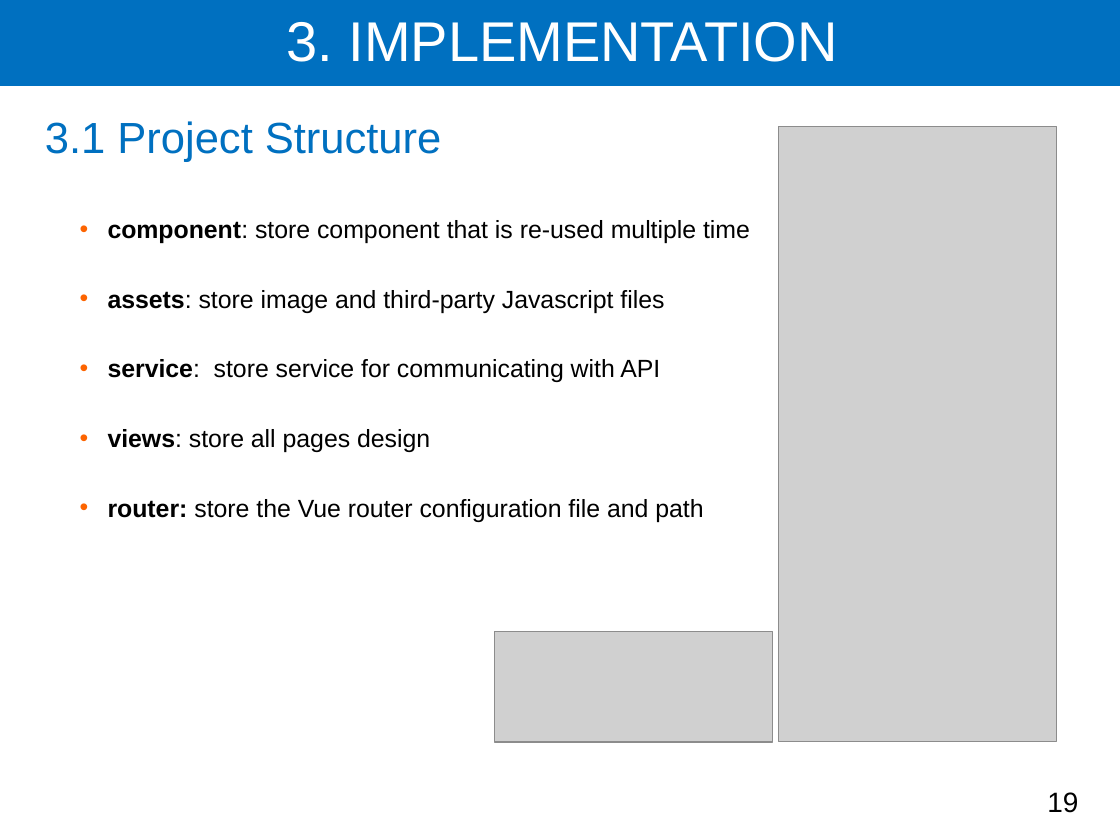
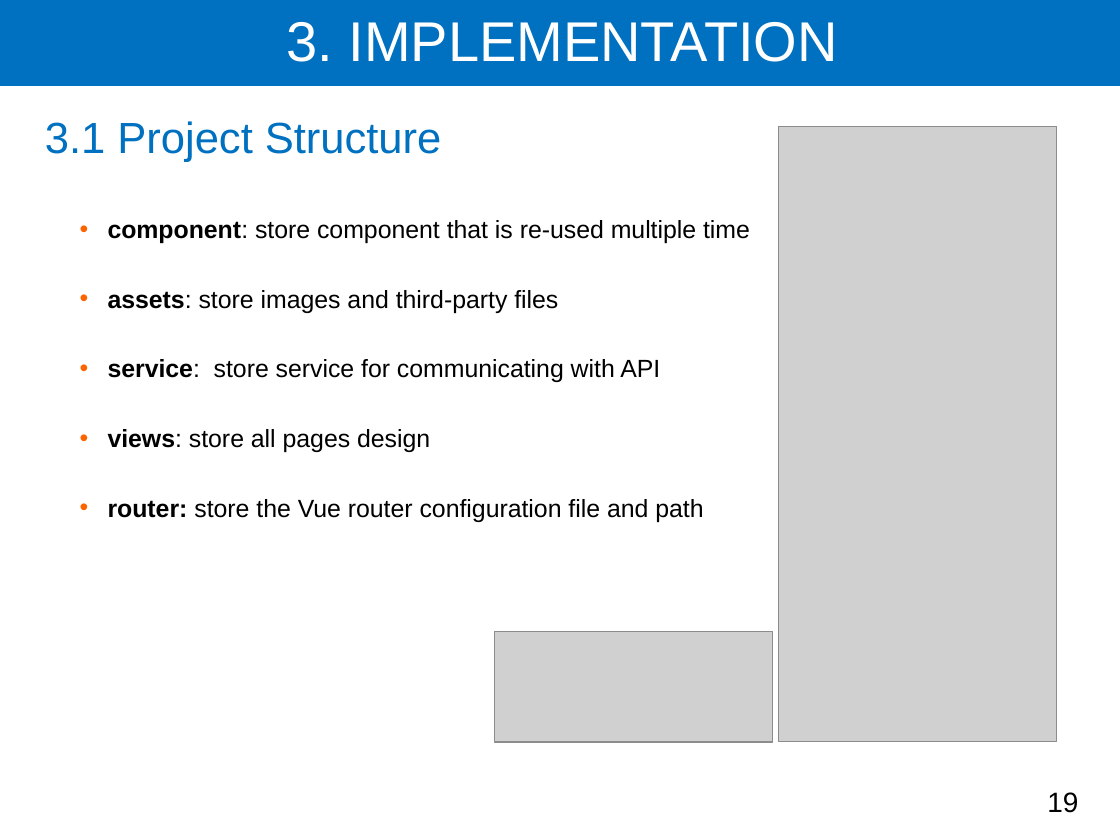
Before and after one commit to Ravit27-N/report-year-5, a slide deck: slide 19 of Slide year5/Hun Ravit slide present.pptx. Drawn at 1120x840 pixels with LibreOffice and Linux fonts; fonts in the diff are those of the drawing; grey boxes stand for pictures. Boxes give left, top, right and bottom in pixels: in the first picture for what was removed or moved away, otherwise in the second. Text is boxed around its words. In the diff, an @@ line names an element or a change of style, - is before the commit and + after.

```diff
--- a/Slide year5/Hun Ravit slide present.pptx
+++ b/Slide year5/Hun Ravit slide present.pptx
@@ text at <box>108,290,558,313</box>: text changed @@
-• assets: store image and third-party Javascript files
+• assets: store images and third-party files
```
Also in this commit, not shown: 11 other slides changed.
